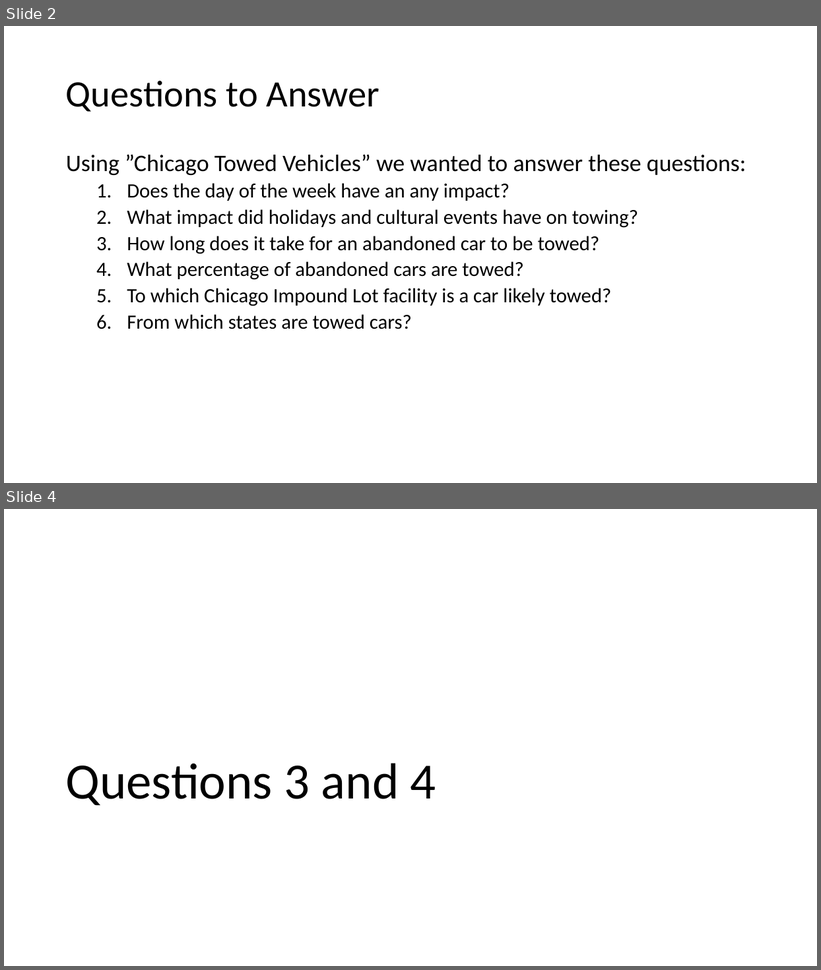
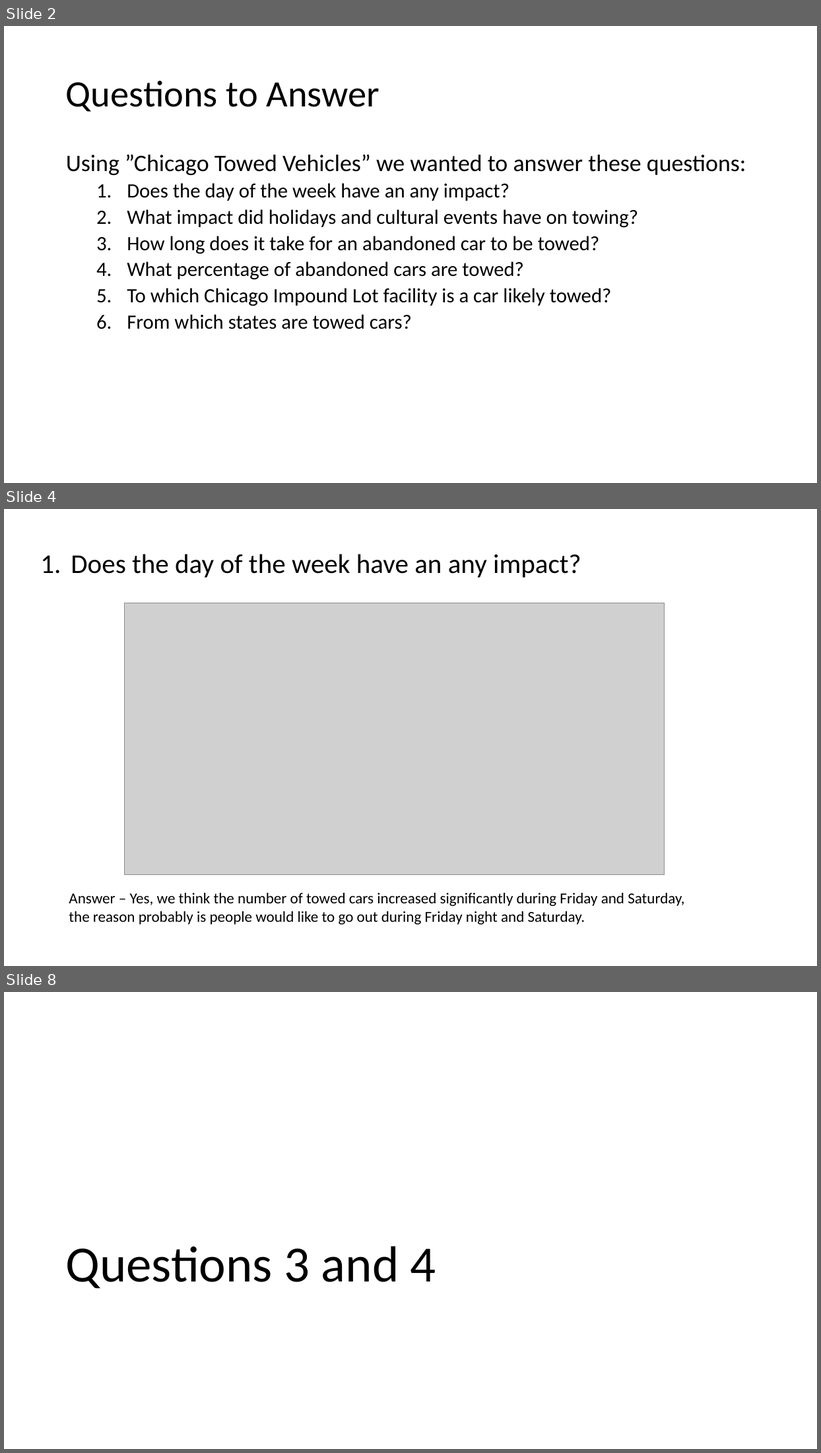
Before and after one commit to yegeyang/Project_1, a slide deck: Project1.pptx. Shown one above the other, each under a label of ours: slides 2 and 4 before the commit, slides 2, 4 and 8 after it; the slides between them are not shown. The pictures are 821x970 and 821x1453 pixels, drawn with LibreOffice and Linux fonts; fonts in the diff are those of the drawing; grey boxes stand for pictures. Boxes give left, top, right and bottom in pixels: in the first picture for what was removed or moved away, otherwise in the second. Text is boxed around its words. In the diff, an @@ line names an element or a change of style, - is before the commit and + after.

```diff
--- a/Project1.pptx
+++ b/Project1.pptx
@@ slide 4 added at (x1=4, y1=509, x2=817, y2=966), background #FFFFFF @@
@@ text added at (x1=71, y1=554, x2=582, y2=578), 32 pt, text #000000 @@
+  1. Does the day of the week have an any impact?
@@ picture added at (x1=125, y1=603, x2=665, y2=875) @@
@@ text added at (x1=69, y1=893, x2=684, y2=925), 18 pt, text #000000 @@
+Answer – Yes, we think the number of towed cars increased significantly during Friday and Saturday, the reason probably is people would like to go out during Friday night and Saturday.
@@ what was slide 4 is now slide 8 @@
```
Also in this commit, not shown: 1 slide changed, 4 other slides added, 1 slide removed, 4 other files.
